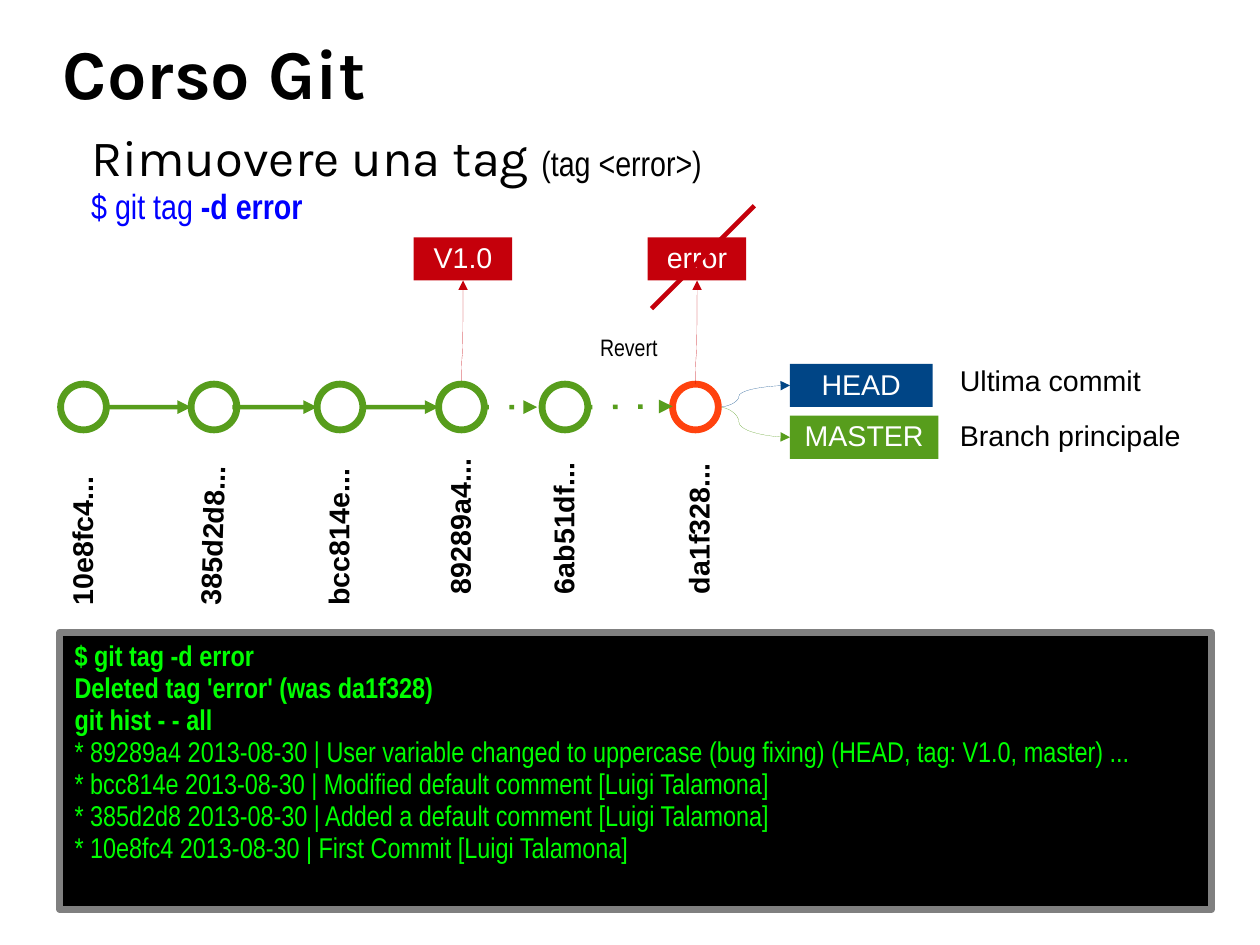
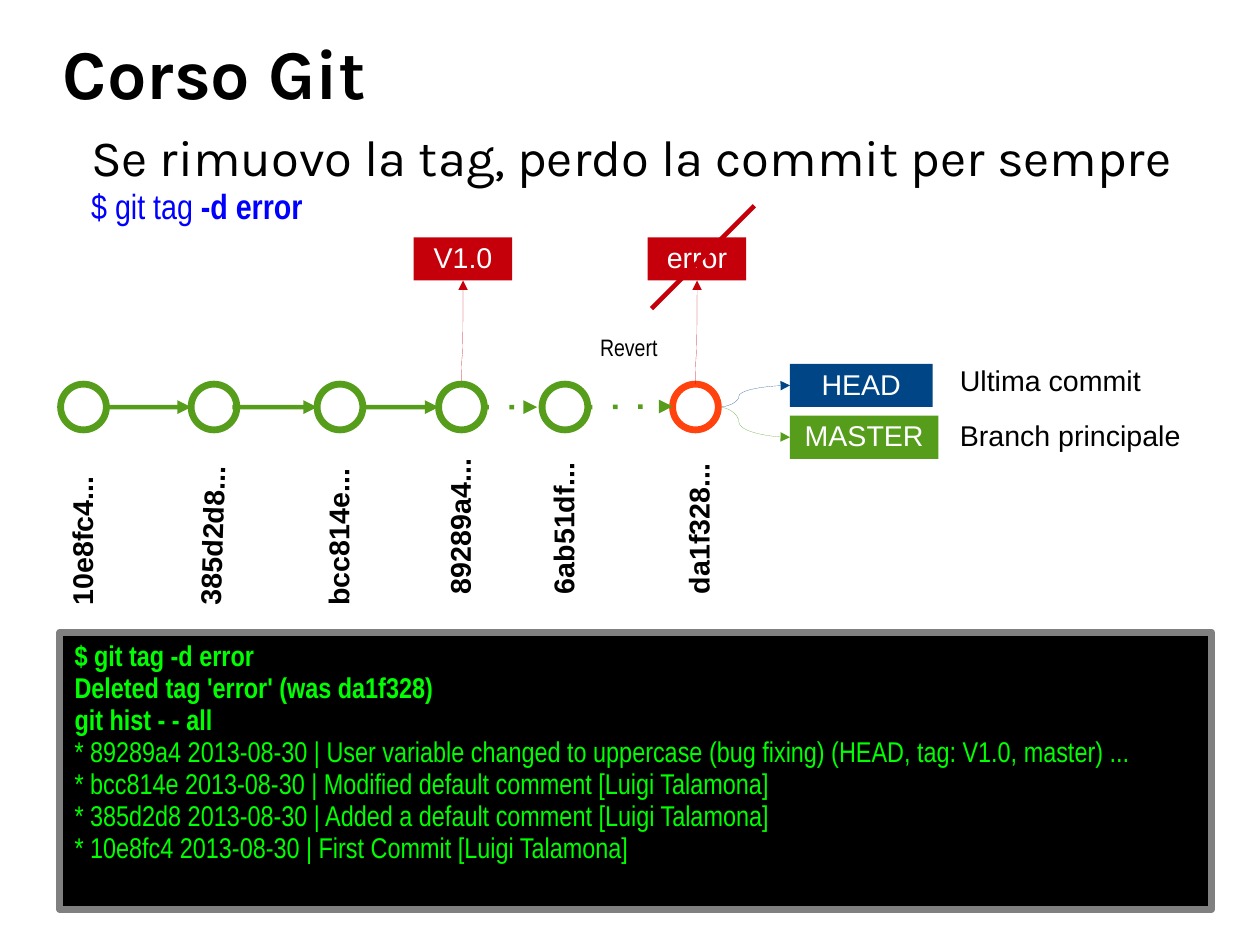
Before and after one commit to BticinoDeployer/corsogit, a slide deck: slide 31 of corsoGit.odp (slide 30 before the commit). Drawn at 1260x945 pixels with LibreOffice and Linux fonts; fonts in the diff are those of the drawing; background and template pictures are left out. Boxes give left, top, right and bottom in pixels: in the first picture for what was removed or moved away, otherwise in the second. Text is boxed around its words. In the diff, an @@ line names an element or a change of style, - is before the commit and + after.

Commit message:
Modificate presentazioni corso e compendio

```diff
--- a/corsoGit.odp
+++ b/corsoGit.odp
@@ text at (91, 141, 1171, 188): text changed @@
-Rimuovere una tag (tag <error>)
+Se rimuovo la tag, perdo la commit per sempre
```
Also in this commit, not shown: 2 other slides changed, 1 slide added, 4 other files.
